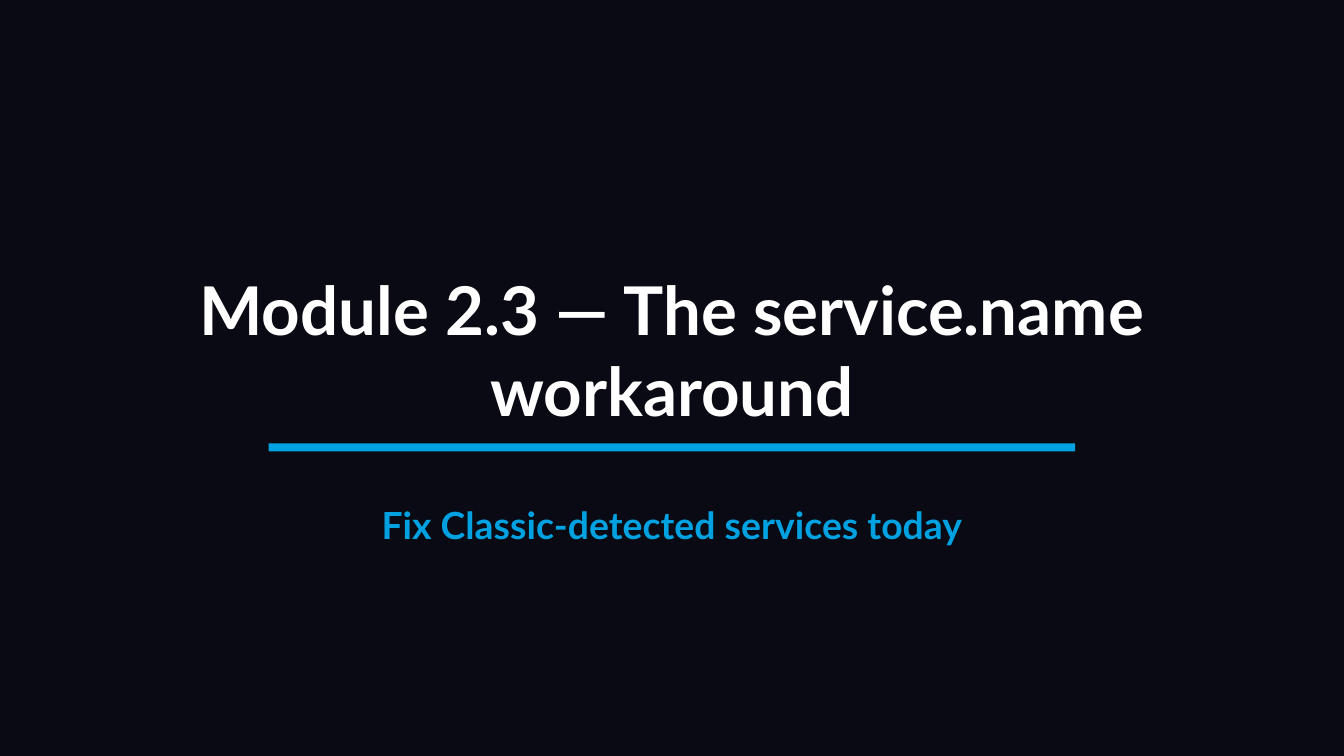
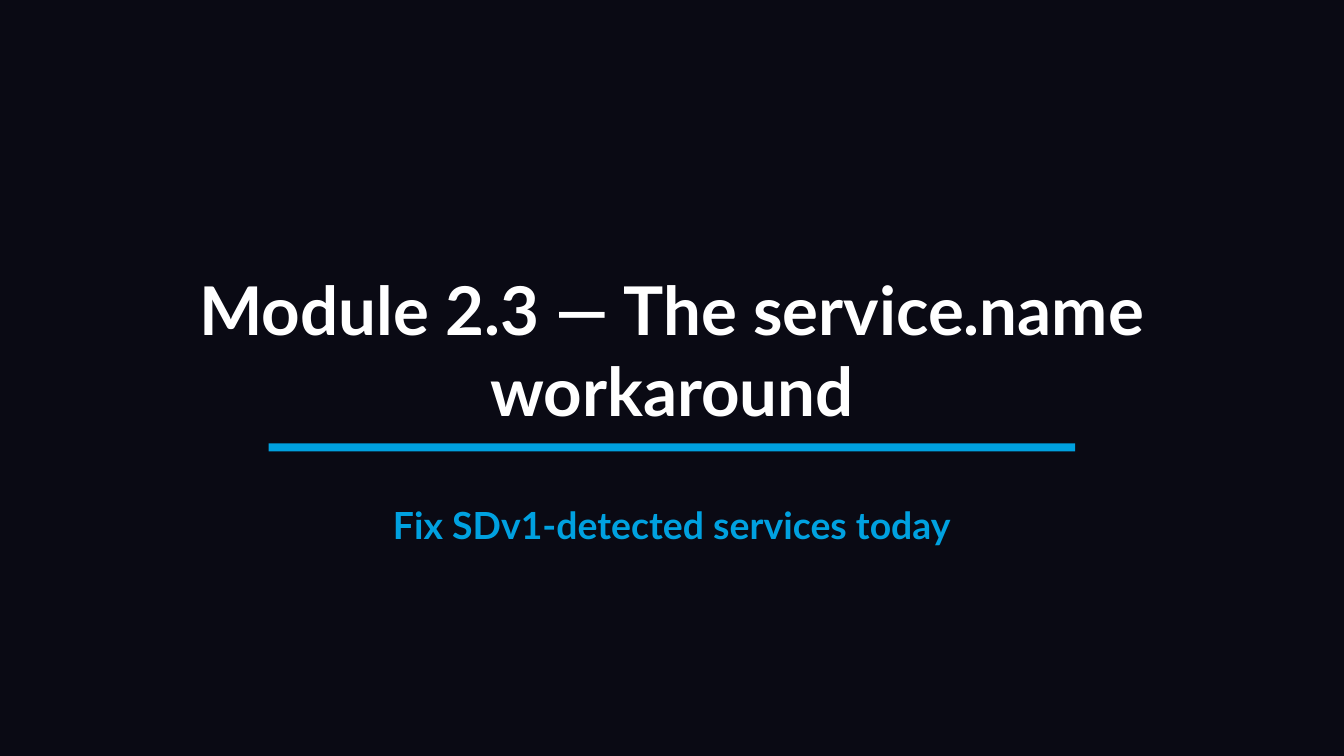
Before and after one commit to mreider/orders-demo, a slide deck: slide 1 of curriculum/unit-2-naming-identity/module-2-3-service-name-workaround.pptx. Drawn at 1344x756 pixels with LibreOffice and Linux fonts; fonts in the diff are those of the drawing. Boxes give left, top, right and bottom in pixels: in the first picture for what was removed or moved away, otherwise in the second. Text is boxed around its words. In the diff, an @@ line names an element or a change of style, - is before the commit and + after.

```diff
--- a/curriculum/unit-2-naming-identity/module-2-3-service-name-workaround.pptx
+++ b/curriculum/unit-2-naming-identity/module-2-3-service-name-workaround.pptx
@@ text at bbox=[393, 511, 951, 546]: text changed @@
-Fix Classic-detected services today
+Fix SDv1-detected services today
```
Also in this commit, not shown: 2 other slides changed, 29 other files.
